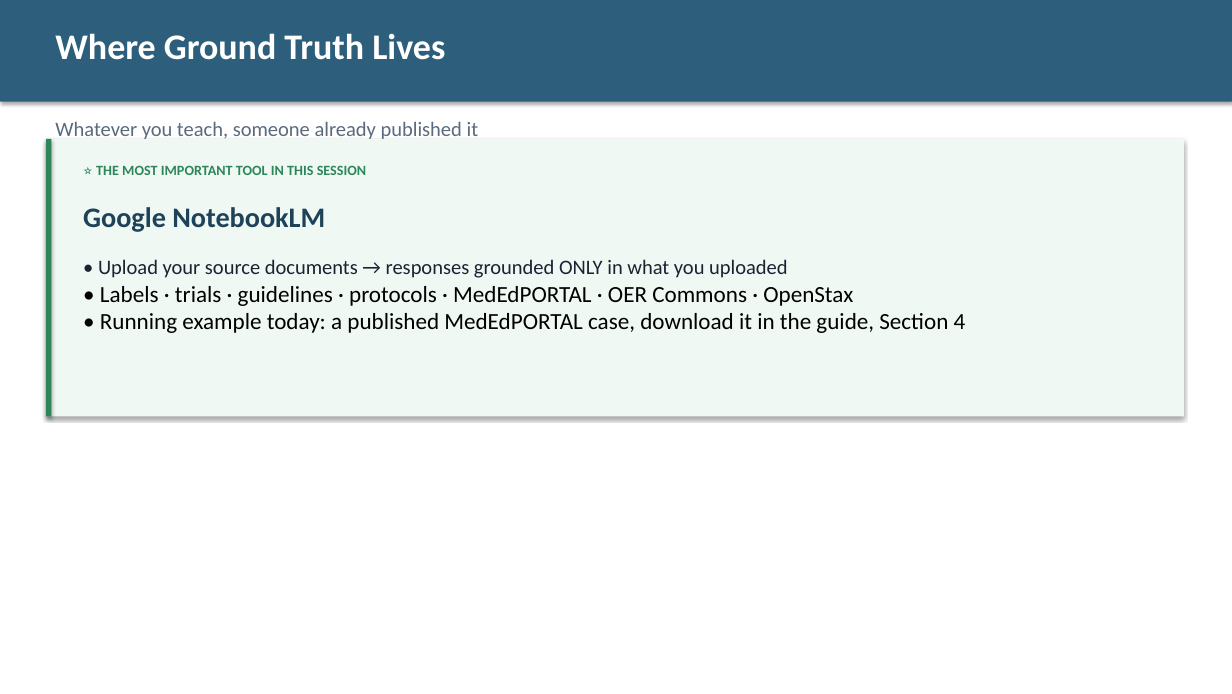
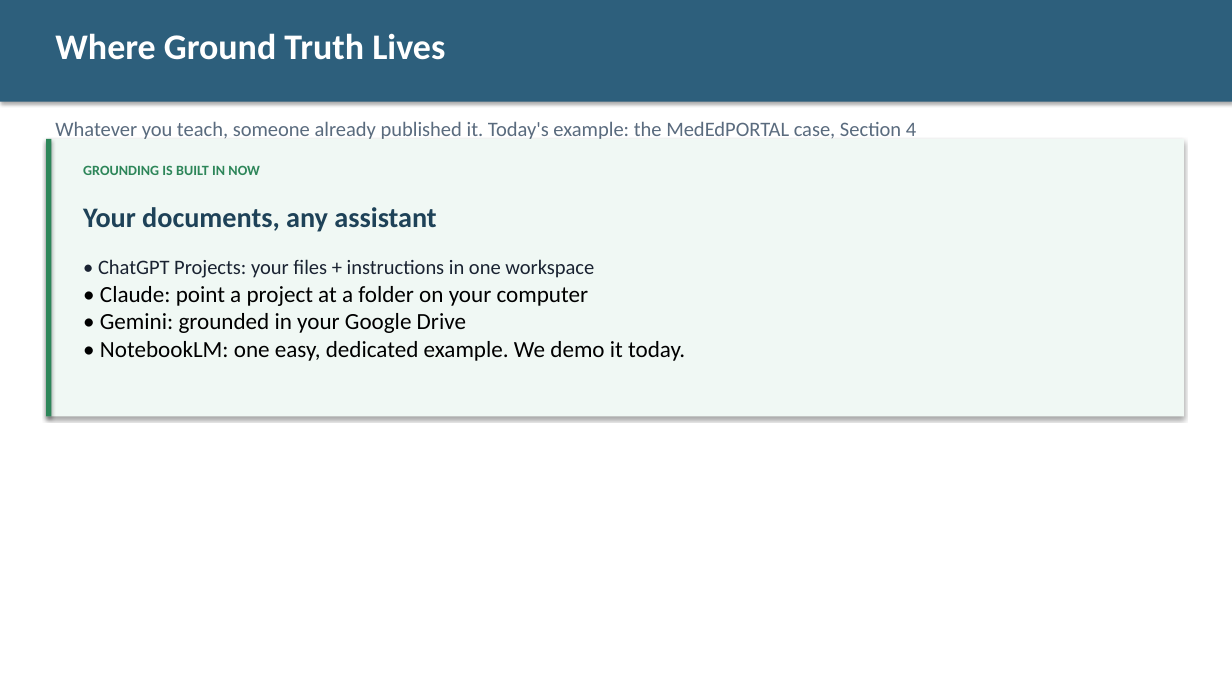
Before and after one commit to diana-brewer/digital-learning-unlocked, a slide deck: slide 9 of Digital Learning Unlocked - Slide Deck.pptx (slide 10 before the commit). Drawn at 1232x694 pixels with LibreOffice and Linux fonts; fonts in the diff are those of the drawing. Boxes give left, top, right and bottom in pixels: in the first picture for what was removed or moved away, otherwise in the second. Text is boxed around its words. In the diff, an @@ line names an element or a change of style, - is before the commit and + after.

```diff
--- a/Digital Learning Unlocked - Slide Deck.pptx
+++ b/Digital Learning Unlocked - Slide Deck.pptx
@@ text at (x1=55, y1=121, x2=916, y2=139): text changed @@
-Whatever you teach, someone already published it
+Whatever you teach, someone already published it. Today's example: the MedEdPORTAL case, Section 4
@@ text at (x1=83, y1=165, x2=260, y2=175): text changed @@
-⭐ THE MOST IMPORTANT TOOL IN THIS SESSION
+GROUNDING IS BUILT IN NOW
@@ text at (x1=83, y1=207, x2=436, y2=232): text changed @@
-Google NotebookLM
+Your documents, any assistant
@@ text at (x1=98, y1=259, x2=685, y2=361): text changed @@
-• Upload your source documents → responses grounded ONLY in what you uploaded
-• Labels · trials · guidelines · protocols · MedEdPORTAL · OER Commons · OpenStax
-• Running example today: a published MedEdPORTAL case, download it in the guide, Section 4
+• ChatGPT Projects: your files + instructions in one workspace
+• Claude: point a project at a folder on your computer
+• Gemini: grounded in your Google Drive
+• NotebookLM: one easy, dedicated example. We demo it today.
```
Also in this commit, not shown: 8 other slides changed, 1 slide added, 4 slides removed, 3 other files.
